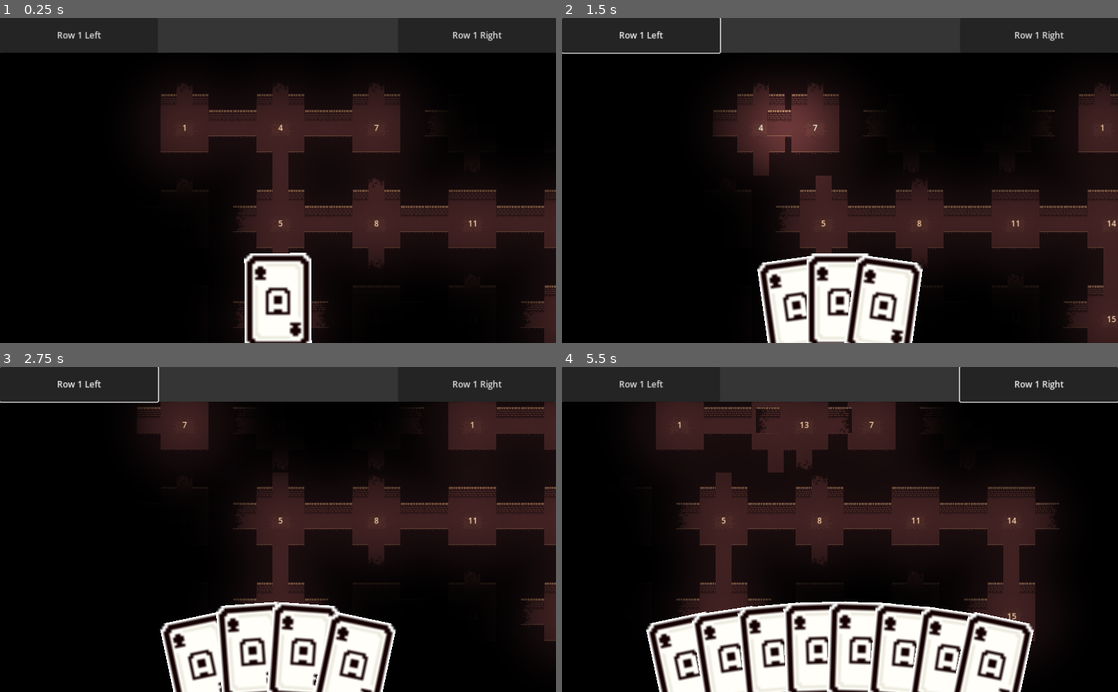
Above: before the commit, frames 1-4 (two rows, left to right).
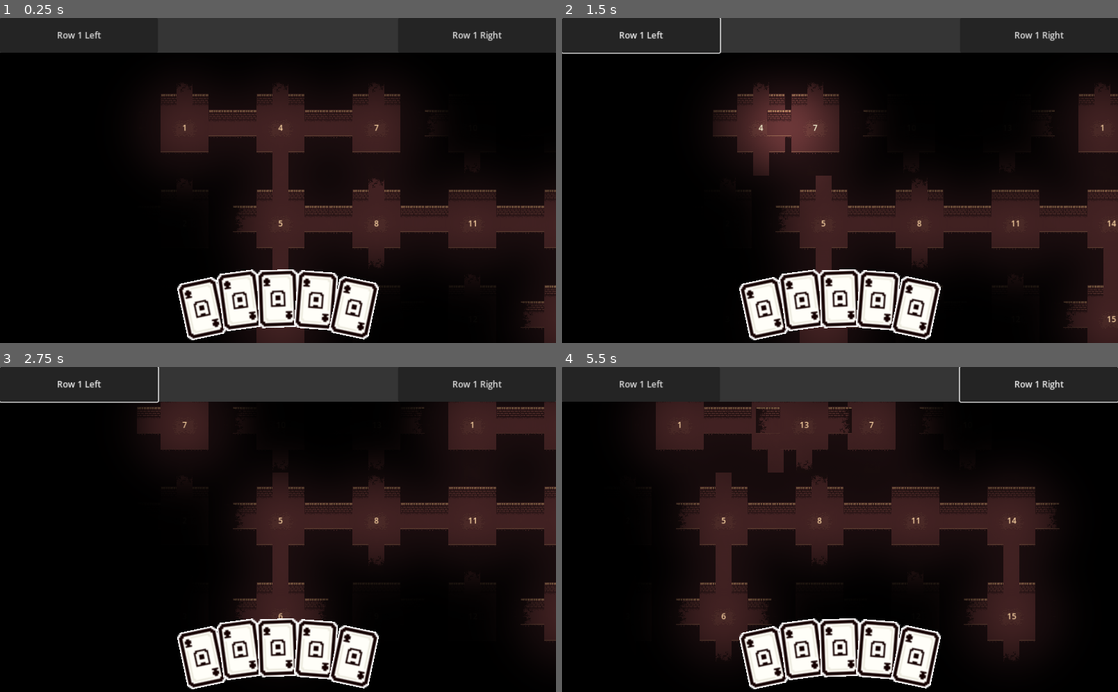
Above: after the commit, the same moments.

Repository: Ghosttown-sys/Living-Board
Game: Godot game, scene res://Game/Scenes/Run/Run.tscn
Same seed, same stepped clock (60 frames per second), same inputs: the game is played once before the commit and once after it. This scene is started directly instead of the project's main scene. The engine's default icon, where the game draws it, is replaced by a stand-in: a white triangle on a blue panel in a dark square.
Inputs (mouse positions are in pixels of both pictures, inside the frame that each line leads up to):
- Up to frame 1 (0.25 s): no input
- Up to frame 2 (1.5 s): click "Row 1 Left" at 0.5 s; tap Enter (interact) at 1.25 s; drag from (1112, 128) to (745, 222) at 1.27 s
- Up to frame 3 (2.75 s): drag from (0, 571) to (294, 477) at 2.02 s
- Up to frame 4 (5.5 s): click "Row 1 Right" at 2.75 s; move the mouse to (745, 617) at 3.52 s; hold D (ui_right) 3.53-4.25 s; tap Enter (interact) at 3.6 s; click (745, 617) at 3.8 s; drag from (762, 425) to (684, 617) at 4.27 s; tap Space at 5 s; drag from (723, 571) to (723, 477) at 5.02 s

The runs differ from the first frame. In frame 1, 6.0% of the frame differs, in the area x 31-69%, y 72-100%; in frame 2, 6.3%; in frame 3, 7.3%; in frame 4, 14%, in the area x 15-85%, y 72-100%.

Commit message:
draggable cards

Diff:
--- a/Game/Core/Card/Core_Card.gd
+++ b/Game/Core/Card/Core_Card.gd
@@ -9,6 +9,13 @@
 var disabled := false
 var card_anime = null
 var card_rotation :float;
+
+var dragging :
+	get:
+		if $Draggable_Item == null:
+			return false
+		else:
+			return $Draggable_Item.dragging
 
 # Called when the node enters the scene tree for the first time.
 func _ready():
--- a/Game/Core/Card/Core_Card.tscn
+++ b/Game/Core/Card/Core_Card.tscn
@@ -1,8 +1,10 @@
-[gd_scene load_steps=8 format=3 uid="uid://t8h8ev5w8iud"]
+[gd_scene load_steps=10 format=3 uid="uid://t8h8ev5w8iud"]
 
 [ext_resource type="Script" path="res://Game/Core/Card/Core_Card.gd" id="1_artrx"]
 [ext_resource type="Curve" uid="uid://b3rwhmmpcrvwi" path="res://Global/Curves/Angle_Curve.tres" id="2_4iv8s"]
 [ext_resource type="Texture2D" uid="uid://b6gmnjfn5qopy" path="res://assets/Resource_Arts/Resources/cards_atlas.tres" id="3_w8njb"]
+[ext_resource type="Script" path="res://Game/Core/draggable_Items/draggable.gd" id="4_jo6ar"]
+[ext_resource type="Script" path="res://Game/Core/utils/lerp_follow.gd" id="5_l66e4"]
 
 [sub_resource type="RectangleShape2D" id="RectangleShape2D_ctp5i"]
 size = Vector2(150, 200)
@@ -38,16 +40,64 @@
 script = ExtResource("1_artrx")
 rotation_curve = ExtResource("2_4iv8s")
 
-[node name="TextureRect" type="TextureRect" parent="."]
+[node name="Draggable_Item" type="Control" parent="." node_paths=PackedStringArray("visual_node")]
 custom_minimum_size = Vector2(124, 180)
-layout_mode = 0
+layout_mode = 1
+anchors_preset = 15
+anchor_right = 1.0
+anchor_bottom = 1.0
 offset_left = -62.0
 offset_top = -90.0
 offset_right = 62.0
 offset_bottom = 90.0
+grow_horizontal = 2
+grow_vertical = 2
+script = ExtResource("4_jo6ar")
+visual_node = NodePath("../TextureRect")
+
+[node name="ColorRect" type="ColorRect" parent="Draggable_Item"]
+visible = false
+custom_minimum_size = Vector2(124, 180)
+layout_mode = 1
+anchors_preset = -1
+anchor_right = 1.0
+anchor_bottom = 1.0
+grow_horizontal = 2
+grow_vertical = 2
+mouse_filter = 2
+color = Color(0.802154, 0.129203, 0.452659, 1)
+
+[node name="hover_control" type="Control" parent="Draggable_Item"]
+layout_mode = 1
+anchors_preset = 15
+anchor_right = 1.0
+anchor_bottom = 1.0
+grow_horizontal = 2
+grow_vertical = 2
+
+[node name="TextureRect" type="TextureRect" parent="." node_paths=PackedStringArray("to_follow")]
+custom_minimum_size = Vector2(124, 180)
+layout_mode = 1
+anchors_preset = 8
+anchor_left = 0.5
+anchor_top = 0.5
+anchor_right = 0.5
+anchor_bottom = 0.5
+offset_left = -62.0
+offset_top = -90.0
+offset_right = 62.0
+offset_bottom = 90.0
+grow_horizontal = 2
+grow_vertical = 2
+pivot_offset = Vector2(62, 90)
+mouse_filter = 2
 texture = ExtResource("3_w8njb")
 expand_mode = 1
 stretch_mode = 5
+script = ExtResource("5_l66e4")
+to_follow = NodePath("../Draggable_Item")
+follow_position_speed = 8.0
+follow_rotation_speed = 4.0
 
 [node name="Label" type="Label" parent="TextureRect"]
 visible = false
@@ -66,16 +116,6 @@
 horizontal_alignment = 1
 vertical_alignment = 1
 
-[node name="hover_control" type="Control" parent="TextureRect"]
-layout_mode = 1
-anchors_preset = 15
-anchor_right = 1.0
-anchor_bottom = 1.0
-offset_left = 28.0
-offset_right = -28.0
-grow_horizontal = 2
-grow_vertical = 2
-
 [node name="DropPointDetector" type="Area2D" parent="."]
 visible = false
 
@@ -88,5 +128,7 @@
 }
 speed_scale = 10.0
 
-[connection signal="mouse_entered" from="TextureRect/hover_control" to="." method="_on_control_mouse_entered"]
-[connection signal="mouse_exited" from="TextureRect/hover_control" to="." method="_on_control_mouse_exited"]
+[connection signal="gui_input" from="Draggable_Item/hover_control" to="Draggable_Item" method="_on_collider_input_event"]
+[connection signal="mouse_entered" from="Draggable_Item/hover_control" to="." method="_on_control_mouse_entered"]
+[connection signal="mouse_exited" from="Draggable_Item/hover_control" to="." method="_on_control_mouse_exited"]
+[connection signal="input_event" from="DropPointDetector" to="TextureRect" method="_on_collider_input_event"]
--- a/Game/Core/draggable_Items/draggable.gd
+++ b/Game/Core/draggable_Items/draggable.gd
@@ -1,52 +1,40 @@
-extends Node2D
+extends Control
 class_name  draggable
 
 @export var hoverSize : float = 1.3
 @export var transition_type : Tween.TransitionType
-@export var visual_node : Node2D
+@export var visual_node : Control
 
 var initial_size : Vector2;
+var initial_pos : Vector2
+var initial_rot : float
+
 var dragging : bool = false
-var hovering : bool = false
+
+@onready var parent = get_parent()
 
 var tween;
+
 
 func _ready():
 	initial_size = visual_node.scale;
 
-func _on_hover_start():
-	tween_size(initial_size * hoverSize)
-	hovering = true
+func _on_collider_input_event(event):
+	if Input.is_action_just_pressed("select_card"):
 
-func _on_hover_end():
-	tween_size(initial_size)
-	hovering = false
+		initial_pos = position
+		initial_rot = rotation
 
-func _on_collider_input_event(event):
-	if not event is InputEventMouseButton:
-		return;
-
-	if event.pressed:
 		dragging = true
-	else:
+	if Input.is_action_just_released("select_card"):
 		dragging = false
-		position = Vector2.ZERO
+		position = initial_pos
+		rotation = initial_rot
 
 func _process(_delta):
 	if dragging:
-		global_position = get_global_mouse_position();
+		global_position = get_global_mouse_position() - size/2;
+		rotation = -parent.rotation
 		visual_node.z_index = 10
 	else:
 		visual_node.z_index = 0
-
-func handle_hover():
-	if hovering:
-		pass
-	else:
-		pass
-
-func tween_size(size : Vector2):
-	if tween:
-		tween.kill() # Abort the previous animation.
-	tween = create_tween();
-	tween.tween_property(visual_node, "scale", size, 0.2).set_ease(Tween.EASE_OUT).set_trans(transition_type)
--- a/Game/Core/utils/lerp_follow.gd
+++ b/Game/Core/utils/lerp_follow.gd
@@ -1,6 +1,6 @@
-extends Node2D
+extends Control
 
-@export var to_follow : Node2D
+@export var to_follow : Control
 @export var follow_position_speed : float;
 @export var follow_rotation_speed : float;
 
@@ -8,11 +8,13 @@
 
 func  _ready():
 	global_position = to_follow.global_position;
+
 # Called every frame. 'delta' is the elapsed time since the previous frame.
 func _process(delta):
 	global_position = global_position.lerp(to_follow.global_position, delta * follow_position_speed)
 
-	var movement = global_position - to_follow.global_position
-	rotationDelta = rotationDelta.lerp(movement, delta * follow_rotation_speed)
+	#var movement = global_position - to_follow.global_position
 
-	rotation_degrees = -clamp(rotationDelta.x,-60,60)
+	#rotationDelta = rotationDelta.lerp(movement, delta * follow_rotation_speed)
+#
+	#rotation_degrees = -clamp(rotationDelta.x,-60,60)
--- a/Game/Game_Play/cards_in_hand/cards_in_hand.gd
+++ b/Game/Game_Play/cards_in_hand/cards_in_hand.gd
@@ -15,7 +15,7 @@
 var mouse_pos: float
 
 func _ready():
-	add_cards(1)
+	add_cards(5)
 	rearrange_cards()
 
 func _process(_delta):
@@ -25,11 +25,6 @@
 	for child_index in range(card_amount):
 		var card = CARD.instantiate()
 		add_child(card)
-
-func _input(_event):
-	if Input.is_action_just_pressed("test"):
-		add_cards(1)
-		rearrange_cards()
 
 func calculate_position(card: CardUI) -> Vector2:
 	var bottom_offset = get_viewport_rect().size.y / 8  # Adjust this value as needed
@@ -47,9 +42,9 @@
 	mouse_pos = 0.0
 
 	# Add your mouse position logic here if needed
-	# var mouse_in_range = get_viewport_rect().has_point(get_global_mouse_position())
-	# if mouse_in_range:
-	#     mouse_pos = 0.5 - ((get_global_mouse_position().x - global_position.x) / get_viewport_rect().size.x)
+	#var mouse_in_range = get_viewport_rect().has_point(get_global_mouse_position())
+	#if mouse_in_range:
+		#mouse_pos = 0.5 - ((get_global_mouse_position().x - global_position.x) / get_viewport_rect().size.x)
 
 	position.x += spread_curve.sample(ratio) * width
 	position += height_curve.sample(ratio + mouse_pos) * Vector2.UP * height
@@ -61,6 +56,8 @@
 
 func rearrange_cards() -> void:
 	for card in get_children():
+		if card.dragging:
+			continue
 		current_card = card
 		card_index = card.get_index()
 
--- a/Game/Game_Play/cards_in_hand/cards_in_hand.tscn
+++ b/Game/Game_Play/cards_in_hand/cards_in_hand.tscn
@@ -8,6 +8,7 @@
 [node name="Cards_in_hand" type="Control"]
 layout_mode = 3
 anchors_preset = 0
+scale = Vector2(0.8, 0.8)
 script = ExtResource("1_b4w66")
 spread_curve = ExtResource("2_65dbr")
 height_curve = ExtResource("3_7tn2a")
--- a/Game/Game_Play/gameplay.tscn
+++ b/Game/Game_Play/gameplay.tscn
@@ -30,6 +30,7 @@
 [node name="CanvasLayer" type="CanvasLayer" parent="."]
 
 [node name="Cards_in_hand" parent="CanvasLayer" instance=ExtResource("4_exeyq")]
+scale = Vector2(0.6, 0.6)
 
 [node name="Button" type="Button" parent="CanvasLayer"]
 offset_right = 291.0
--- a/Global/Curves/Angle_Curve.tres
+++ b/Global/Curves/Angle_Curve.tres
@@ -2,5 +2,5 @@
 
 [resource]
 min_value = -1.0
-_data = [Vector2(0.00526316, 1), 0.0, -2.01058, 0, 1, Vector2(1, -1), -2.01058, 0.0, 1, 0]
+_data = [Vector2(0.00526316, 1), 0.0, -1.34833, 0, 1, Vector2(1, -1), -2.74758, 0.0, 1, 0]
 point_count = 2
--- a/Global/Curves/Height_Curve.tres
+++ b/Global/Curves/Height_Curve.tres
@@ -2,5 +2,5 @@
 
 [resource]
 min_value = -1.0
-_data = [Vector2(0, -0.978022), 0.0, 3.86787, 0, 0, Vector2(0.505263, 0.0989012), 0.0, 0.0, 0, 0, Vector2(1, -1), -3.48109, 0.0, 0, 0]
+_data = [Vector2(0, -0.453467), 0.0, 3.86787, 0, 0, Vector2(0.50365, 0.285447), 0.0, 0.0, 0, 0, Vector2(1, -0.388507), -3.48109, 0.0, 0, 0]
 point_count = 3
--- a/Global/Curves/Rotation_Curve.tres
+++ b/Global/Curves/Rotation_Curve.tres
@@ -2,6 +2,6 @@
 
 [resource]
 min_value = -1.0
-_data = [Vector2(0, -1), 0.0, 2.0, 0, 1, Vector2(1, 1), 2.0, 0.0, 1, 0]
+_data = [Vector2(0, -0.8), 0.0, 1.6, 0, 1, Vector2(1, 0.8), 1.6, 0.0, 1, 0]
 point_count = 2
 metadata/_snap_enabled = true
--- a/project.godot
+++ b/project.godot
@@ -153,7 +153,7 @@
 , Object(InputEventMouseButton,"resource_local_to_scene":false,"resource_name":"","device":-1,"window_id":0,"alt_presse …(250 unchanged characters)…
 ]
 }
-test={
+select_card={
 "deadzone": 0.5,
 "events": [Object(InputEventMouseButton,"resource_local_to_scene":false,"resource_name":"","device":-1,"window_id":0,"a …(253 unchanged characters)…
 ]
